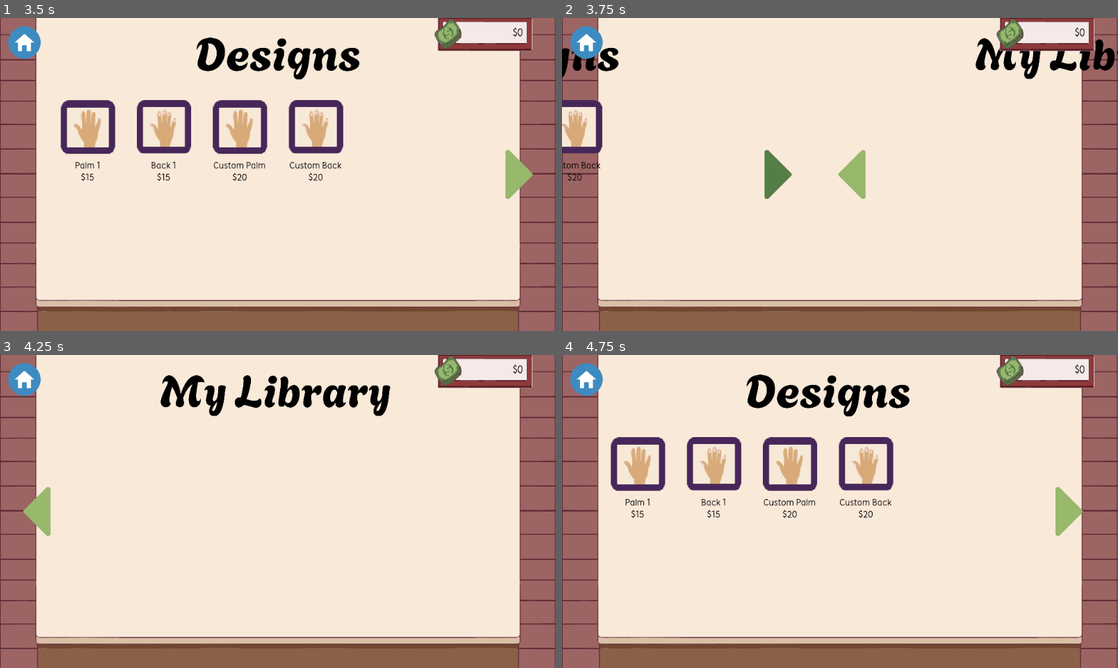
Above: before the commit, frames 1-4 (two rows, left to right).
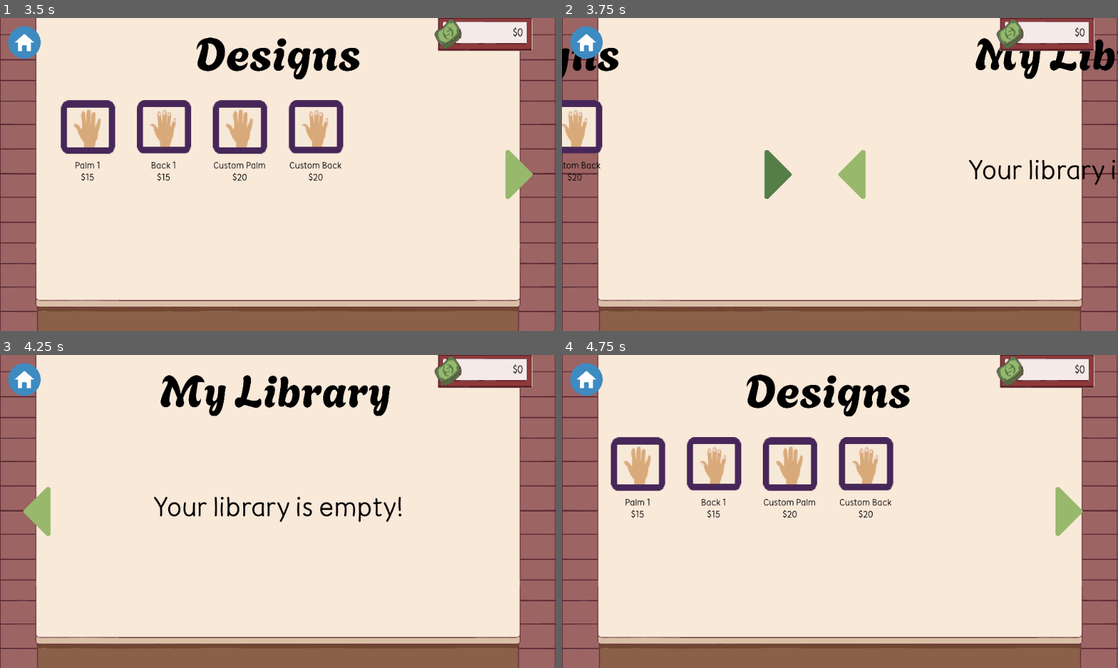
Above: after the commit, the same moments.

Repository: nitya-desaraju/cafe_henna
Game: Godot game, scene res://scenes/main_menu.tscn
The game is run twice, just before and just after one commit, with the same random seed, the same clock (stepped at 60 frames per second) and the same inputs.
Inputs (mouse positions are in pixels of both pictures, inside the frame that each line leads up to):
- Up to frame 1 (3.5 s): click (278, 55) at 0.5 s; click (278, 55) at 1.25 s; click (278, 55) at 2 s; click (88, 127) at 2.77 s
- Up to frame 2 (3.75 s): click (1079, 174) at 3.5 s
- Up to frame 3 (4.25 s): no input
- Up to frame 4 (4.75 s): click (600, 511) at 4.25 s

Frame 1 is identical in both runs. In frame 2, 0.5% of the frame differs, in the area x 73-100%, y 45-54%; in frame 3, 0.9%, in the area x 27-73%, y 45-54%; in frame 4, nothing differs.

Commit message:
adding henna part

Diff:
--- a/game/scenes/game.gd
+++ b/game/scenes/game.gd
@@ -7,23 +7,30 @@
 @onready var left_button = $ScrollContainer/HBoxContainer/libraryPage/left
 @onready var home_button = $home
 
+@onready var drawing_layer = $DrawingLayer
+@onready var hand_image = $DrawingLayer/HandImage
+@onready var trace_image = $DrawingLayer/TraceImage
+@onready var drawing_container = $DrawingLayer/DrawingContainer
+@onready var undo_button = $DrawingLayer/undo
+
+var tex_palm_base = preload("res://assets/palm_base.png")
+var tex_back_base = preload("res://assets/back_base.png")
+var tex_palm_trace = preload("res://assets/palm_trace.png")
+var tex_back_trace = preload("res://assets/back_trace.png")
+
 var money = 0
 var page_width = 1024
-
-var item_data = [
-	{"name": "Palm 1", "price": 15},
-	{"name": "Back 1", "price": 15},
-	{"name": "Custom Palm", "price": 20},
-	{"name": "Custom Back", "price": 20}
-]
+var is_drawing_mode = false
+var current_line: Line2D
 
 func _ready():
 	fader.visible = true
 	fader.modulate.a = 1.0
 	fader.mouse_filter = Control.MOUSE_FILTER_STOP
-	var fade_in_tween = create_tween()
-	fade_in_tween.tween_property(fader, "modulate:a", 0.0, 1.0)
-	fade_in_tween.finished.connect(func(): fader.mouse_filter = Control.MOUSE_FILTER_IGNORE)
+
+	var fade_in = create_tween()
+	fade_in.tween_property(fader, "modulate:a", 0.0, 1.0)
+	fade_in.finished.connect(func(): fader.mouse_filter = Control.MOUSE_FILTER_IGNORE)
 
 	var buttons = get_tree().get_nodes_in_group("design_buttons")
 	for i in range(buttons.size()):
@@ -31,21 +38,76 @@
 		btn.pivot_offset = btn.custom_minimum_size / 2
 		btn.mouse_entered.connect(_on_button_hover.bind(btn))
 		btn.mouse_exited.connect(_on_button_unhover.bind(btn))
+		btn.pressed.connect(_on_design_selected.bind(i))
 
 	right_button.pressed.connect(_on_right_pressed)
 	left_button.pressed.connect(_on_left_pressed)
 	home_button.pressed.connect(_on_home_pressed)
+	undo_button.pressed.connect(_on_undo_pressed)
 
 	home_button.mouse_entered.connect(_on_button_hover.bind(home_button))
 	home_button.mouse_exited.connect(_on_button_unhover.bind(home_button))
 
 	update_money_display()
 
+func _process(_delta):
+	if is_drawing_mode and Input.is_mouse_button_pressed(MOUSE_BUTTON_LEFT):
+		var pos = drawing_container.get_local_mouse_position()
+		if current_line:
+			current_line.add_point(pos)
+
+func _input(event):
+	if is_drawing_mode and event is InputEventMouseButton:
+		if event.button_index == MOUSE_BUTTON_LEFT:
+			if event.pressed:
+				current_line = Line2D.new()
+				current_line.default_color = Color("#800000")
+				current_line.width = 2.5
+
+				current_line.begin_cap_mode = Line2D.LINE_CAP_ROUND
+				current_line.end_cap_mode = Line2D.LINE_CAP_ROUND
+				current_line.antialiased = true
+				drawing_container.add_child(current_line)
+			else:
+				current_line = null
+
+func _on_undo_pressed():
+	var lines = drawing_container.get_children()
+	if lines.size() > 0:
+		var last_stroke = lines[-1]
+		last_stroke.queue_free()
+
+func _on_design_selected(index: int):
+	match index:
+		0:
+			hand_image.texture = tex_palm_base
+			trace_image.texture = tex_palm_trace
+			trace_image.visible = true
+		1:
+			hand_image.texture = tex_back_base
+			trace_image.texture = tex_back_trace
+			trace_image.visible = true
+		2:
+			hand_image.texture = tex_palm_base
+			trace_image.visible = false
+		3:
+			hand_image.texture = tex_back_base
+			trace_image.visible = false
+
+	for child in drawing_container.get_children():
+		child.queue_free()
+
+	fader.mouse_filter = Control.MOUSE_FILTER_STOP
+	var slide = create_tween().set_trans(Tween.TRANS_SINE).set_ease(Tween.EASE_OUT)
+	slide.tween_property(drawing_layer, "position:y", 0, 0.6)
+	await slide.finished
+	fader.mouse_filter = Control.MOUSE_FILTER_IGNORE
+	is_drawing_mode = true
+
 func _on_home_pressed():
 	fader.mouse_filter = Control.MOUSE_FILTER_STOP
 	var fade_out = create_tween()
 	fade_out.tween_property(fader, "modulate:a", 1.0, 0.8)
-
 	await fade_out.finished
 	get_tree().change_scene_to_file("res://scenes/main_menu.tscn")
 
--- a/game/scenes/game.tscn
+++ b/game/scenes/game.tscn
@@ -11,6 +11,13 @@
 [ext_resource type="Texture2D" uid="uid://dpqrnhxvhhtva" path="res://assets/lightarrow.png" id="7_kvpfn"]
 [ext_resource type="Texture2D" uid="uid://qxltysmb38v0" path="res://assets/darkarrow.png" id="8_dinhu"]
 [ext_resource type="Texture2D" uid="uid://bwd7fy4hcu7vx" path="res://scenes/home.png" id="9_0tnpc"]
+[ext_resource type="Texture2D" uid="uid://dtjykjqx2jomu" path="res://assets/IMG_1206.PNG" id="10_trtic"]
+[ext_resource type="Texture2D" uid="uid://cbi42e22tdfbe" path="res://assets/palm_base.png" id="11_ir15t"]
+[ext_resource type="Texture2D" uid="uid://1gykxamlp46j" path="res://assets/palm_trace.png" id="12_ca42v"]
+[ext_resource type="Texture2D" uid="uid://caeqstxacsr2t" path="res://assets/undo.png" id="15_ssvqc"]
+[ext_resource type="Texture2D" uid="uid://ufkjkejgj5qg" path="res://assets/undodark.png" id="16_264po"]
+[ext_resource type="Texture2D" uid="uid://dj655a5tkebv8" path="res://assets/finish.png" id="17_1kice"]
+[ext_resource type="Texture2D" uid="uid://dxhxeq8ug2axe" path="res://assets/finishdark.png" id="18_5newe"]
 
 [node name="Game" type="Control"]
 layout_mode = 3
@@ -29,7 +36,7 @@
 offset_bottom = 576.0
 mouse_filter = 2
 horizontal_scroll_mode = 3
-vertical_scroll_mode = 0
+vertical_scroll_mode = 3
 
 [node name="HBoxContainer" type="HBoxContainer" parent="ScrollContainer"]
 layout_mode = 2
@@ -166,10 +173,17 @@
 expand_mode = 1
 stretch_mode = 5
 
-[node name="RichTextLabel" type="RichTextLabel" parent="ScrollContainer/HBoxContainer/libraryPage"]
-layout_mode = 0
-offset_right = 40.0
-offset_bottom = 40.0
+[node name="empty" type="RichTextLabel" parent="ScrollContainer/HBoxContainer/libraryPage"]
+layout_mode = 0
+offset_left = 262.0
+offset_top = 230.0
+offset_right = 762.0
+offset_bottom = 330.0
+theme = ExtResource("5_0tnpc")
+theme_override_font_sizes/normal_font_size = 50
+text = "Your library is empty!"
+horizontal_alignment = 1
+vertical_alignment = 1
 
 [node name="left" type="TextureButton" parent="ScrollContainer/HBoxContainer/libraryPage"]
 layout_mode = 0
@@ -215,6 +229,62 @@
 ignore_texture_size = true
 stretch_mode = 5
 
+[node name="DrawingLayer" type="Control" parent="."]
+anchors_preset = 0
+offset_top = 576.0
+offset_right = 1024.0
+offset_bottom = 1152.0
+
+[node name="TextureRect" type="TextureRect" parent="DrawingLayer"]
+layout_mode = 0
+offset_right = 40.0
+offset_bottom = 40.0
+texture = ExtResource("10_trtic")
+flip_v = true
+
+[node name="HandImage" type="TextureRect" parent="DrawingLayer"]
+layout_mode = 0
+offset_right = 1024.0
+offset_bottom = 576.0
+texture = ExtResource("11_ir15t")
+expand_mode = 1
+stretch_mode = 5
+
+[node name="TraceImage" type="TextureRect" parent="DrawingLayer"]
+layout_mode = 0
+offset_right = 1024.0
+offset_bottom = 576.0
+texture = ExtResource("12_ca42v")
+expand_mode = 1
+stretch_mode = 5
+
+[node name="DrawingContainer" type="Control" parent="DrawingLayer"]
+anchors_preset = 0
+offset_right = 1024.0
+offset_bottom = 576.0
+
+[node name="undo" type="TextureButton" parent="DrawingLayer"]
+layout_mode = 0
+offset_left = 35.0
+offset_top = 35.0
+offset_right = 135.0
+offset_bottom = 135.0
+texture_normal = ExtResource("15_ssvqc")
+texture_hover = ExtResource("16_264po")
+ignore_texture_size = true
+stretch_mode = 5
+
+[node name="FinishButton" type="TextureButton" parent="DrawingLayer"]
+layout_mode = 0
+offset_left = 889.0
+offset_top = 35.0
+offset_right = 989.0
+offset_bottom = 135.0
+texture_normal = ExtResource("17_1kice")
+texture_hover = ExtResource("18_5newe")
+ignore_texture_size = true
+stretch_mode = 5
+
 [node name="fader" type="ColorRect" parent="."]
 visible = false
 layout_mode = 0
Binary file added: game/assets/IMG_1206.PNG
Not shown, added: game/assets/IMG_1206.PNG.import
Binary file added: game/assets/back_base.png
Not shown, added: game/assets/back_base.png.import
Binary file added: game/assets/back_trace.png
Not shown, added: game/assets/back_trace.png.import
Binary file added: game/assets/finish.png
Not shown, added: game/assets/finish.png.import
Binary file added: game/assets/finishdark.png
Not shown, added: game/assets/finishdark.png.import
Binary file added: game/assets/palm_base.png
Not shown, added: game/assets/palm_base.png.import
(and 7 more such lines)
